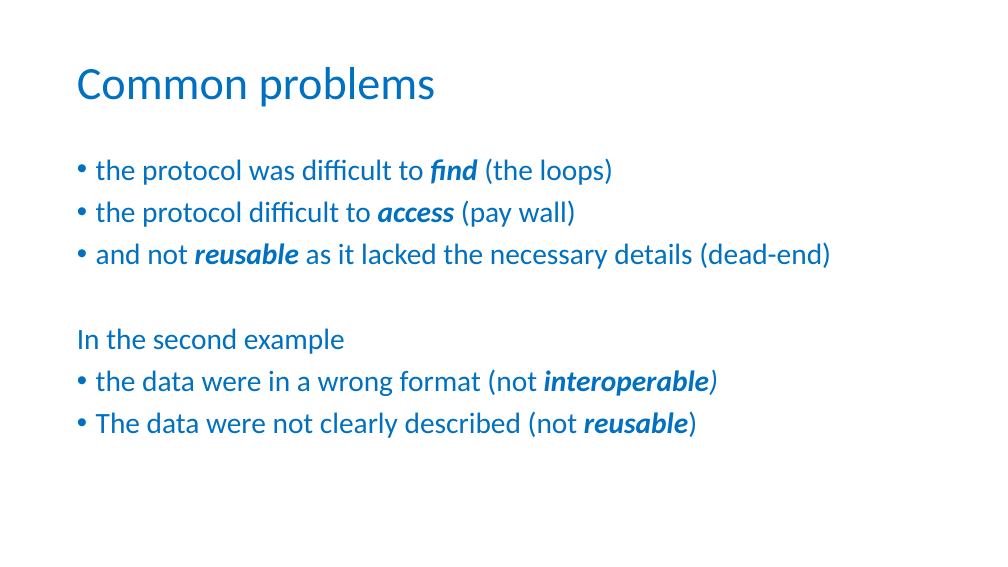
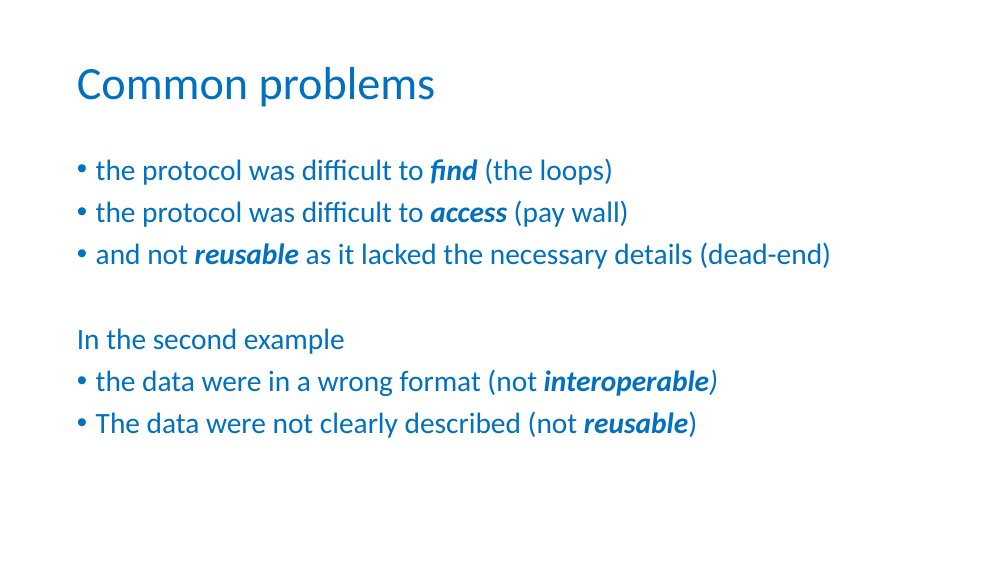
Before and after one commit to carpentries-incubator/fair-for-leaders, a slide deck: slide 7 of instructors/02-Being_FAIR.pptx. Drawn at 1008x567 pixels with LibreOffice and Linux fonts; fonts in the diff are those of the drawing; background and template pictures are left out. Boxes give left, top, right and bottom in pixels: in the first picture for what was removed or moved away, otherwise in the second. Text is boxed around its words. In the diff, an @@ line names an element or a change of style, - is before the commit and + after.

```diff
--- a/instructors/02-Being_FAIR.pptx
+++ b/instructors/02-Being_FAIR.pptx
@@ text at (96, 200, 629, 227): text changed @@
-• the protocol difficult to access (pay wall)
+• the protocol was difficult to access (pay wall)
```
Also in this commit, not shown: 1 other slide changed.
